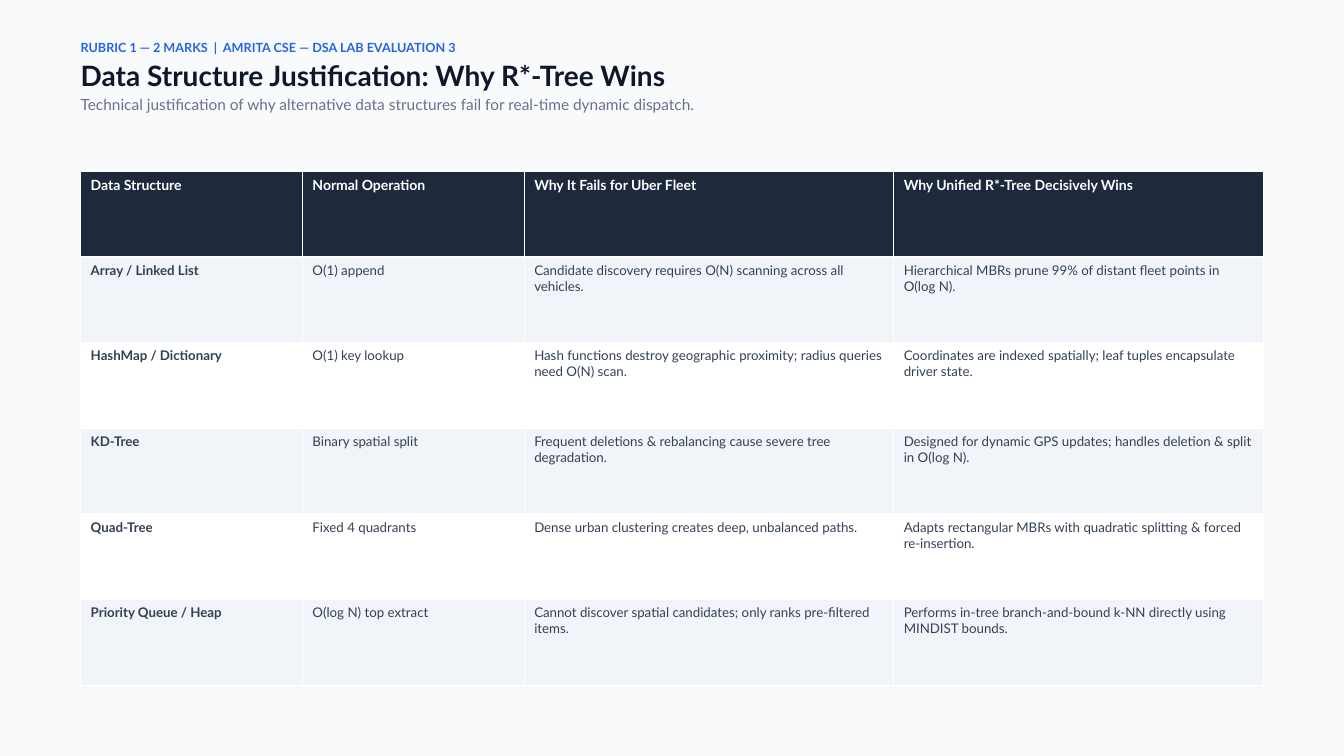
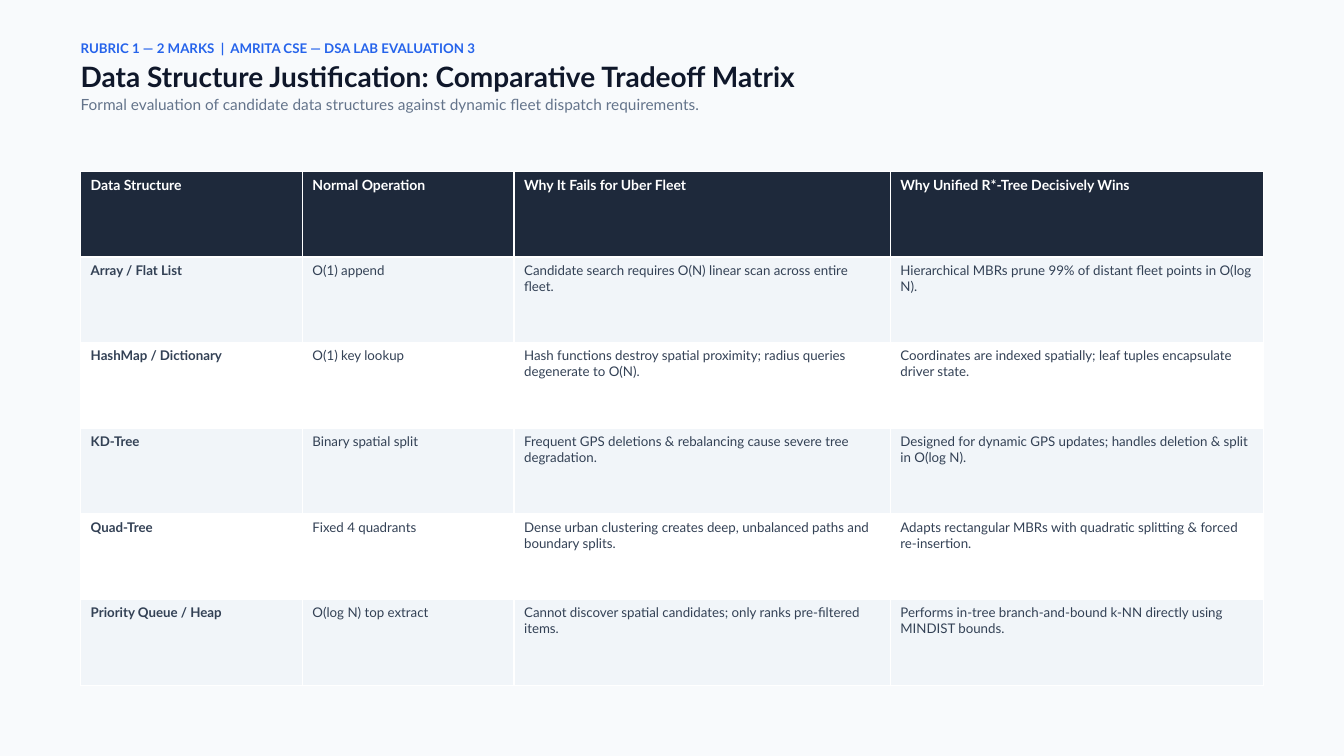
Before and after one commit to miriyaladhanwinn/uber-rstar-tree-dispatch, a slide deck: slide 4 of RStar_Tree_Uber_Fleet_Dispatch_Presentation.pptx (slide 3 before the commit). Drawn at 1344x756 pixels with LibreOffice and Linux fonts; fonts in the diff are those of the drawing. Boxes give left, top, right and bottom in pixels: in the first picture for what was removed or moved away, otherwise in the second. Text is boxed around its words. In the diff, an @@ line names an element or a change of style, - is before the commit and + after.

Commit message:
docs(presentation): regenerate academic 16-slide presentation deck with Light Theme and Spline 3D integration

```diff
--- a/RStar_Tree_Uber_Fleet_Dispatch_Presentation.pptx
+++ b/RStar_Tree_Uber_Fleet_Dispatch_Presentation.pptx
@@ text at (81,43,475,53): size 9 to 9.5 pt in "RUBRIC 1 — 2 MARKS | AMRITA ..." @@
@@ text at (81,66,795,113): text changed @@
-Data Structure Justification: Why R*-Tree Wins
-Technical justification of why alternative data structures fail for real-time dynamic dispatch.
+Data Structure Justification: Comparative Tradeoff Matrix
+Formal evaluation of candidate data structures against dynamic fleet dispatch requirements.
@@ table at (81,171,1263,686) @@
-row 2, column 1: Array / Linked List
+row 2, column 1: Array / Flat List
-row 2, column 3: Candidate discovery requires O(N) scanning across all vehicles.
+row 2, column 3: Candidate search requires O(N) linear scan across entire fleet.
-row 3, column 3: Hash functions destroy geographic proximity; radius queries need O(N) scan.
+row 3, column 3: Hash functions destroy spatial proximity; radius queries degenerate to O(N).
-row 4, column 3: Frequent deletions & rebalancing cause severe tree degradation.
+row 4, column 3: Frequent GPS deletions & rebalancing cause severe tree degradation.
-row 5, column 3: Dense urban clustering creates deep, unbalanced paths.
+row 5, column 3: Dense urban clustering creates deep, unbalanced paths and boundary splits.
```
Also in this commit, not shown: 10 other slides changed, 5 slides added, 1 slide removed, 1 other file.
